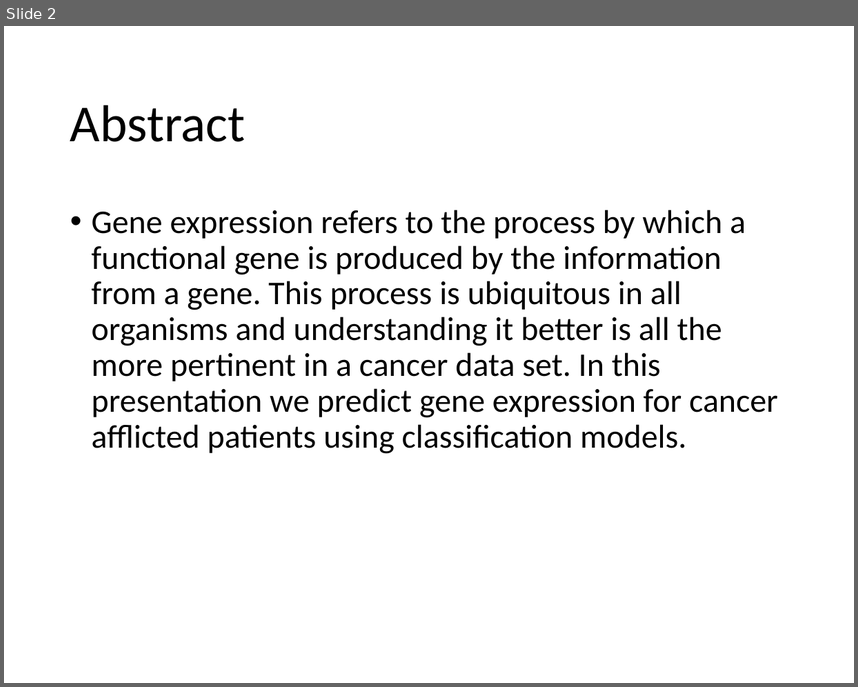
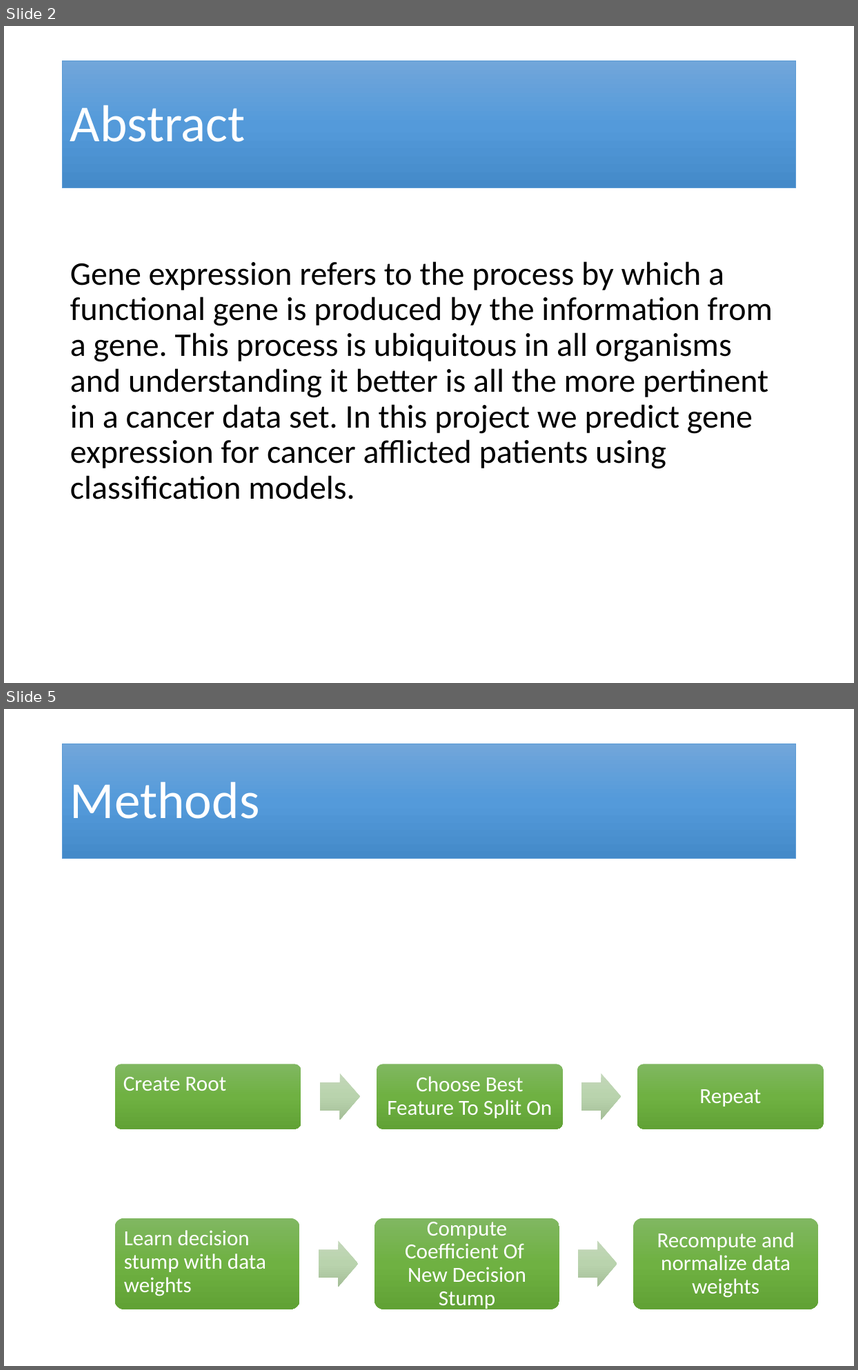
Before and after one commit to leem42/cse446, a slide deck: src/ml_final_project/PosterPresentation.pptx. Shown one above the other, each under a label of ours: slide 2 before the commit, slides 2 and 5 after it; the slides between them are not shown. The pictures are 858x687 and 858x1370 pixels, drawn with LibreOffice and Linux fonts; fonts in the diff are those of the drawing; grey boxes stand for pictures. Boxes give left, top, right and bottom in pixels: in the first picture for what was removed or moved away, otherwise in the second. Text is boxed around its words. In the diff, an @@ line names an element or a change of style, - is before the commit and + after.

```diff
--- a/src/ml_final_project/PosterPresentation.pptx
+++ b/src/ml_final_project/PosterPresentation.pptx
@@ slide 5 added at (4, 709, 854, 1366), background #FFFFFF @@
@@ title added at (63, 743, 796, 858), fill gradient #71A6DB to #559BDB to #448ACA, outline #5B9BD5 0.5 pt, 48.4 pt, text #FFFFFF @@
+Methods
@@ group added at (114, 1064, 824, 1129): 3 rounded rectangles, 3 texts, 2 right arrows @@
+Create Root
+Choose Best Feature To Split On
+Repeat
@@ group added at (114, 1218, 818, 1310): 3 rounded rectangles, 3 texts, 2 right arrows @@
+Learn decision stump with data weights
+Compute Coefficient Of New Decision Stump
+Recompute and normalize data weights
@@ slide 2 changed as well @@
@@ title "Abstract": place and size @@
-title "Abstract" at (70, 105, 245, 142)
+title "Abstract" at (63, 60, 796, 187)
@@ title "Abstract" at (63, 60, 796, 187): text colour #000000 to #FFFFFF; fill none to gradient #71A6DB to #559BDB to #448ACA; outline none to #5B9BD5 0.5 pt @@
@@ text at (70, 261, 773, 499): text changed @@
-• Gene expression refers to the process by which a functional gene is produced by the information from a gene. This process is ubiquitous in all organisms and understanding it better is all the more pertinent in a cancer data set. In this presentation we predict gene expression for cancer afflicted patients using classification models.
+Gene expression refers to the process by which a functional gene is produced by the information from a gene. This process is ubiquitous in all organisms and understanding it better is all the more pertinent in a cancer data set. In this project we predict gene expression for cancer afflicted patients using classification models.
```
Also in this commit, not shown: 4 other slides changed, 3 other slides added, 4 slides removed, 8 other files.
